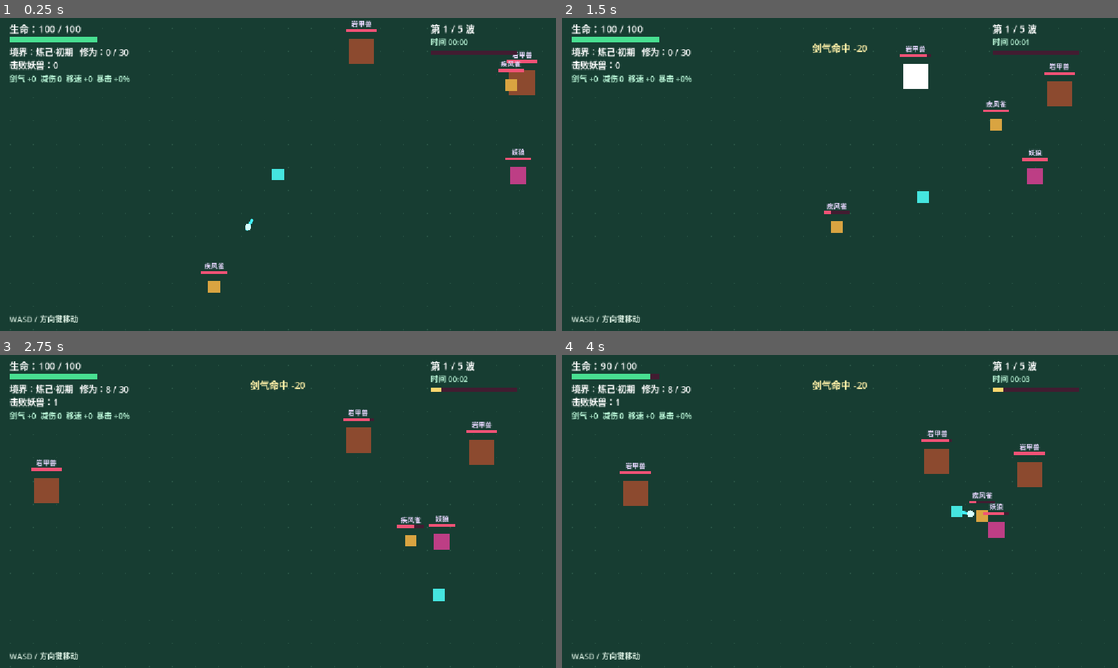
Above: before the commit, frames 1-4 (two rows, left to right).
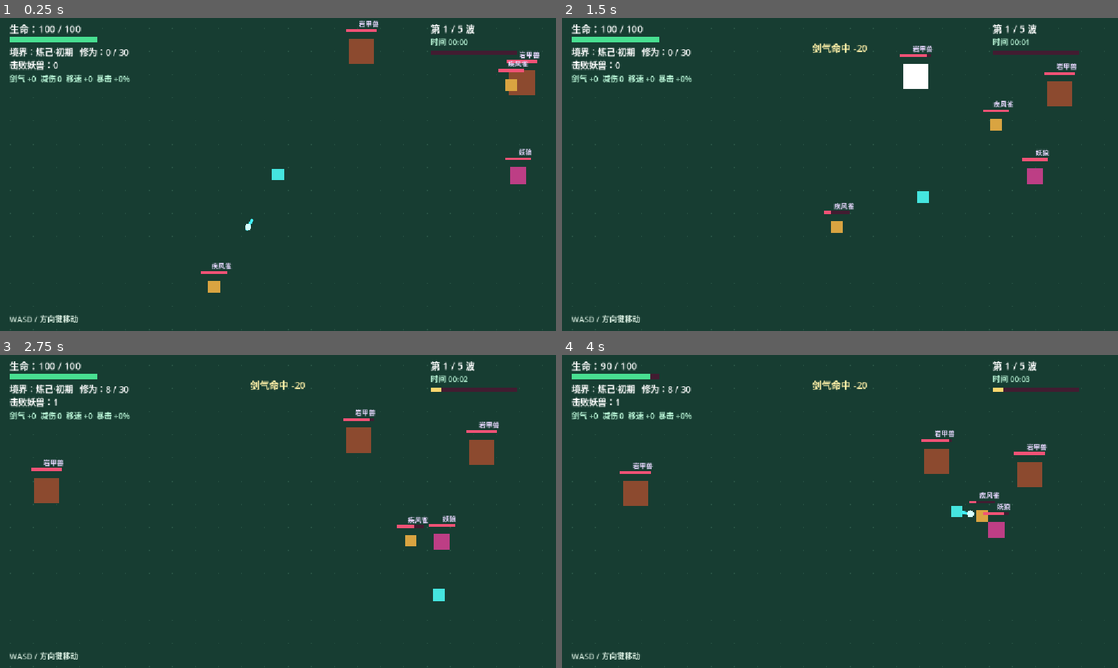
Above: after the commit, the same moments.

Repository: AkiFinn3/yinian-cheng-xian
Game: Godot game, scene res://scenes/main.tscn
The game is run twice, just before and just after one commit, with the same random seed, the same clock (stepped at 60 frames per second) and the same inputs.
Inputs (mouse positions are in pixels of both pictures, inside the frame that each line leads up to):
- Up to frame 1 (0.25 s): no input
- Up to frame 2 (1.5 s): tap Enter at 0.5 s; move the mouse to (962, 158) at 0.52 s; hold Right (ui_right) 0.53-1.28 s; tap 1 at 0.6 s; click (962, 158) at 0.67 s; tap 2 at 0.8, 1.35 s; move the mouse to (728, 190) at 1.27 s; hold Down (ui_down) from 1.28 s (still down); click (728, 190) at 1.42 s
- Up to frame 3 (2.75 s): tap 3 at 1.55, 2.1 s; move the mouse to (333, 442) at 2.02 s; release Down (ui_down) at 2.03 s; hold Right (ui_right) from 2.03 s (still down); click (333, 442) at 2.17 s; tap R at 2.3 s
- Up to frame 4 (4 s): move the mouse to (812, 574) at 2.77 s; release Right (ui_right) at 2.78 s; hold Up (ui_up) 2.78-3.53 s; tap R at 2.85 s; click (812, 574) at 2.92 s; tap 1 at 3.05, 3.6 s; move the mouse to (1006, 558) at 3.52 s; hold Left (ui_left) from 3.53 s (still down); click (1006, 558) at 3.67 s; tap 2 at 3.8 s

The runs differ from the first frame. In frame 1, 0.3% of the frame differs, in the area x 36-98%, y 0-81%; in frame 2, 0.4%; in frame 3, 0.4%; in frame 4, 0.4%, in the area x 11-88%, y 24-50%.

Commit message:
v0.7.0 破境劫难系统
按开发者要求，破境时触发劫难战，打完给特殊奖励。

新增劫难类型：
- 化神前（炼己~炼炁破境）：强敌劫，随机 1-2 只强化妖兽（血×3 伤×1.5）
- 化神后（化神~合道破境）随机三选一：
  - 天罚雷劫：1 只，血×4 伤×2（蓝色）
  - 心魔劫：1 只，血×5 伤×1.2（紫色）
  - 斩三尸：3 只，血×3.5 伤×1.4（绿色）

劫难奖励（三选一，强于普通功法）：
- 道基稳固：最大生命 +40 并回满
- 杀伐果断：剑气伤害 +50
- 身法通玄：移速 +60，攻击间隔 -0.05 秒

流程：
- 修为满 → 升级三选一 → 若该破境则进入劫难战
- 劫难战：清空普通妖兽，只留劫难敌人，不补怪
- 全部击杀 → 渡劫成功界面（暗红主题）→ 奖励三选一
- 选完奖励 → 境界推进 → 补满普通妖兽
- 合道·圆满 → 仙道三选一，不触发劫难

新增数据与状态：
- TRIBULATIONS 常量表（4 种劫难）
- LATE_TRIBULATIONS（化神后三选一）
- TRIBULATION_REWARDS（3 种奖励）
- tribulation_pending / tribulation_reward_pending / tribulation_name
- tribulation_count / tribulation_reward_choices / pending_realm_advance

新增函数：
- should_trigger_tribulation() / pick_tribulation_type()
- begin_tribulation() / finish_tribulation() / choose_tribulation_reward()

界面：
- 渡劫成功界面（暗红 + 橙色，显示第几劫）
- 劫难敌人专属颜色 + 名字前缀「劫·」
- HUD 波次位置显示「★ 劫难名」

验证：
- 语法校验通过
- 化神前触发强敌劫，属性放大正确
- 打完给三选一奖励，选完境界推进
- 化神后 60 次随机三种劫难都出现（雷劫25/心魔18/三尸17）
- 斩三尸固定 3 只
- 合道圆满不触发劫难，直接仙道三选一
- 劫难期间不补怪
- 重开完整重置
- 主场景运行 300 帧无报错

Diff:
--- a/scripts/main.gd
+++ b/scripts/main.gd
@@ -55,6 +55,27 @@
 		"reward": 200,
 	},
 }
+
+# ==========================================
+# 劫难系统（阶段 11）：破境时触发
+# ==========================================
+const TRIBULATIONS := {
+	"strong":  {"name": "强敌劫",   "min": 1, "max": 2, "hp": 3.0, "dmg": 1.5, "size": 1.3, "color": "#a83232"},
+	"thunder": {"name": "天罚雷劫", "min": 1, "max": 1, "hp": 4.0, "dmg": 2.0, "size": 1.2, "color": "#4a6fd4"},
+	"demon":   {"name": "心魔劫",   "min": 1, "max": 1, "hp": 5.0, "dmg": 1.2, "size": 1.15, "color": "#7a2f8f"},
+	"three":   {"name": "斩三尸",   "min": 3, "max": 3, "hp": 3.5, "dmg": 1.4, "size": 1.0, "color": "#2f7a5f"},
+}
+
+# 化神（realm_index >= 5）之后才出现雷劫/心魔/三尸
+const LATE_TRIBULATIONS := ["thunder", "demon", "three"]
+
+# 劫难奖励三选一
+const TRIBULATION_REWARDS := [
+	{"name": "道基稳固", "desc": "最大生命 +40 并回满", "stat": "max_hp", "value": 40},
+	{"name": "杀伐果断", "desc": "剑气伤害 +50", "stat": "sword", "value": 50},
+	{"name": "身法通玄", "desc": "移速 +60，攻击间隔 -0.05 秒", "stat": "multi",
+		"effects": [{"stat": "speed", "value": 60}, {"stat": "attack_speed", "value": 0.05}]},
+]
 
 # ==========================================
 # 关卡流程（阶段 10）：5 波 + 首领
@@ -282,6 +303,14 @@
 var game_won: bool = false
 var boss_active: bool = false
 
+# 劫难系统（阶段 11）
+var tribulation_pending: bool = false       # 劫难战进行中
+var tribulation_reward_pending: bool = false
+var tribulation_name: String = ""
+var tribulation_count: int = 0              # 第几劫
+var tribulation_reward_choices: Array[Dictionary] = []
+var pending_realm_advance: bool = false     # 劫难打赢后再推进境界
+
 
 func _ready() -> void:
 	randomize()
@@ -298,7 +327,7 @@
 		queue_redraw()
 		return
 
-	if upgrade_pending or path_choice_pending:
+	if upgrade_pending or path_choice_pending or tribulation_reward_pending:
 		queue_redraw()
 		return
 
@@ -510,6 +539,12 @@
 
 	# 波次推进
 	wave_kills += 1
+
+	# 劫难战：全部清完则结算
+	if tribulation_pending:
+		if enemies.is_empty():
+			finish_tribulation()
+		return
 
 	if wave_kills >= int(WAVE_TARGETS[mini(wave - 1, MAX_WAVES - 1)]):
 		advance_wave()
@@ -649,7 +684,7 @@
 
 # 补满到 MAX_ENEMIES 只（首领战不补）
 func refill_enemies() -> void:
-	if boss_active:
+	if boss_active or tribulation_pending or tribulation_reward_pending:
 		return
 
 	# 第 3、5 波带精英
@@ -798,8 +833,115 @@
 	message_text = "习得功法：" + skill_name
 	message_timer = 1.5
 
+	# 破境前先打劫难
+	if should_trigger_tribulation():
+		begin_tribulation()
+		return
+
 	advance_realm()
 	after_advance()
+
+
+# ==========================================
+# 劫难战
+# ==========================================
+
+# 判断该境界破境时是否触发劫难（合道→仙道不触发）
+func should_trigger_tribulation() -> bool:
+	if immortal_stage >= 1:
+		return false
+	return stage_index >= STAGE_NAMES.size() - 1 and realm_index < REALMS.size() - 1
+
+
+# 随机选一个劫难类型
+func pick_tribulation_type() -> String:
+	# 化神（index 5）之后才用雷劫/心魔/三尸
+	if realm_index >= 5:
+		return str(LATE_TRIBULATIONS[randi_range(0, LATE_TRIBULATIONS.size() - 1)])
+	return "strong"
+
+
+# 开始劫难战
+func begin_tribulation() -> void:
+	var tname: String = pick_tribulation_type()
+	var data: Dictionary = TRIBULATIONS[tname]
+
+	tribulation_name = str(data["name"])
+	tribulation_count += 1
+	tribulation_pending = true
+	pending_realm_advance = true
+
+	var count: int = randi_range(int(data["min"]), int(data["max"]))
+
+	enemies.clear()
+
+	for i in range(count):
+		var base_type: String = pick_enemy_type()
+		var base: Dictionary = ENEMY_TYPES[base_type]
+
+		var angle := TAU * float(i) / float(count) + randf() * 0.5
+		var dist := 260.0
+		var pos: Vector2 = player_pos + Vector2(cos(angle), sin(angle)) * dist
+		pos.x = clampf(pos.x, 60.0, screen_size.x - 60.0)
+		pos.y = clampf(pos.y, 60.0, screen_size.y - 60.0)
+
+		var hp := int(float(base["max_hp"]) * float(data["hp"]))
+
+		enemies.append({
+			"type": base_type,
+			"pos": pos,
+			"speed": float(base["speed"]) * 0.9,
+			"size": float(base["size"]) * float(data["size"]),
+			"max_hp": hp,
+			"hp": hp,
+			"hit_flash": 0.0,
+			"elite": true,
+			"damage": int(float(base["damage"]) * float(data["dmg"])),
+			"reward": int(float(base["reward"]) * 3.0),
+			"tribulation": true,
+			"trib_color": str(data["color"]),
+		})
+
+	message_text = "★ " + tribulation_name + " 降临！"
+	message_timer = 3.0
+
+
+# 劫难全部打完 → 给奖励三选一
+func finish_tribulation() -> void:
+	tribulation_pending = false
+	tribulation_reward_pending = true
+
+	tribulation_reward_choices.clear()
+	for r in TRIBULATION_REWARDS:
+		tribulation_reward_choices.append({
+			"name": str(r["name"]),
+			"desc": str(r["desc"]),
+		})
+
+
+# 选择劫难奖励
+func choose_tribulation_reward(index: int) -> void:
+	if not tribulation_reward_pending:
+		return
+	if index < 0 or index >= tribulation_reward_choices.size():
+		return
+
+	var r: Dictionary = TRIBULATION_REWARDS[index]
+	apply_stat(str(r["stat"]), float(r["value"]) if r["stat"] != "multi" else 0.0)
+
+	if str(r["stat"]) == "multi":
+		for eff in r["effects"]:
+			apply_stat(str(eff["stat"]), float(eff["value"]))
+
+	tribulation_reward_pending = false
+	message_text = "劫难奖励：" + str(r["name"])
+	message_timer = 2.0
+
+	# 奖励选完才真正推进境界
+	if pending_realm_advance:
+		pending_realm_advance = false
+		advance_realm()
+		after_advance()
 
 
 # 推进境界（凡人 → 仙道 → 神仙 → 天仙）
@@ -923,6 +1065,26 @@
 	if not path_choice_pending:
 		return -1
 	return get_path_index_at(get_viewport().get_mouse_position())
+
+
+# 劫难奖励卡片（复用功法卡片几何）
+func get_reward_card_rect(index: int) -> Rect2:
+	return get_skill_card_rect(index)
+
+
+func get_reward_index_at(pos: Vector2) -> int:
+	if not tribulation_reward_pending:
+		return -1
+	for i in range(tribulation_reward_choices.size()):
+		if get_reward_card_rect(i).has_point(pos):
+			return i
+	return -1
+
+
+func get_hovered_reward_index() -> int:
+	if not tribulation_reward_pending:
+		return -1
+	return get_reward_index_at(get_viewport().get_mouse_position())
 
 
 # 某个坐标点落在哪张卡片上，-1 表示没有
@@ -958,10 +1120,15 @@
 			if pindex >= 0:
 				choose_path(pindex)
 				get_viewport().set_input_as_handled()
+		elif tribulation_reward_pending:
+			var rindex := get_reward_index_at(event.position)
+			if rindex >= 0:
+				choose_tribulation_reward(rindex)
+				get_viewport().set_input_as_handled()
 		return
 
 	# 鼠标移动时刷新悬停高亮
-	if event is InputEventMouseMotion and (upgrade_pending or path_choice_pending):
+	if event is InputEventMouseMotion and (upgrade_pending or path_choice_pending or tribulation_reward_pending):
 		queue_redraw()
 
 
@@ -990,6 +1157,15 @@
 				KEY_3:
 					choose_path(2)
 
+		if tribulation_reward_pending:
+			match event.keycode:
+				KEY_1:
+					choose_tribulation_reward(0)
+				KEY_2:
+					choose_tribulation_reward(1)
+				KEY_3:
+					choose_tribulation_reward(2)
+
 
 func restart_game() -> void:
 	player_max_hp = 100
@@ -1005,6 +1181,13 @@
 	run_time = 0.0
 	game_won = false
 	boss_active = false
+
+	tribulation_pending = false
+	tribulation_reward_pending = false
+	tribulation_name = ""
+	tribulation_count = 0
+	tribulation_reward_choices.clear()
+	pending_realm_advance = false
 	realm_index = 0
 	stage_index = 0
 	immortal_path = ""
@@ -1059,6 +1242,10 @@
 
 		var enemy_color: Color = ENEMY_TYPES[e["type"]]["color"]
 
+		# 劫难敌人用专属颜色
+		if e.has("trib_color"):
+			enemy_color = Color(str(e["trib_color"]))
+
 		if float(e["hit_flash"]) > 0.0:
 			enemy_color = Color.WHITE
 
@@ -1082,11 +1269,11 @@
 		draw_string(
 			ThemeDB.fallback_font,
 			pos + Vector2(-30.0, -size / 2.0 - 26.0),
-			str(ENEMY_TYPES[e["type"]]["name"]),
+			(str(ENEMY_TYPES[e["type"]]["name"]) if not e.has("tribulation") else "劫·" + str(ENEMY_TYPES[e["type"]]["name"])),
 			HORIZONTAL_ALIGNMENT_CENTER,
-			60,
+			90,
 			14,
-			Color("#e8d8ff")
+			Color("#ff9b4a") if e.has("tribulation") else Color("#e8d8ff")
 		)
 
 	# 玩家
@@ -1154,10 +1341,14 @@
 	# 波次与时间
 	var mins := int(run_time) / 60
 	var secs := int(run_time) % 60
+	var hud_title := get_wave_name()
+	if tribulation_pending:
+		hud_title = "★ " + tribulation_name
+
 	draw_string(
 		ThemeDB.fallback_font,
 		Vector2(screen_size.x - 260.0, 30),
-		get_wave_name(),
+		hud_title,
 		HORIZONTAL_ALIGNMENT_LEFT,
 		-1,
 		20,
@@ -1218,6 +1409,73 @@
 			Color("#fff1a8")
 		)
 
+	# 劫难奖励界面（暗红主题）
+	if tribulation_reward_pending:
+		draw_rect(Rect2(Vector2.ZERO, screen_size), Color(0.12, 0.02, 0.02, 0.9))
+
+		draw_string(
+			ThemeDB.fallback_font,
+			Vector2(screen_size.x / 2.0 - 200.0, screen_size.y / 2.0 - 120.0),
+			"✦ 渡 劫 成 功 ✦",
+			HORIZONTAL_ALIGNMENT_CENTER,
+			400,
+			32,
+			Color("#ff9b4a")
+		)
+
+		draw_string(
+			ThemeDB.fallback_font,
+			Vector2(screen_size.x / 2.0 - 200.0, screen_size.y / 2.0 - 86.0),
+			tribulation_name + " · 第 " + str(tribulation_count) + " 劫",
+			HORIZONTAL_ALIGNMENT_CENTER,
+			400,
+			18,
+			Color("#ffd0a0")
+		)
+
+		for i in range(tribulation_reward_choices.size()):
+			var rc := get_reward_card_rect(i)
+			var rhov := (i == get_hovered_reward_index())
+
+			if rhov:
+				draw_rect(rc, Color("#5a2a1a"))
+				draw_rect(rc, Color("#ff9b4a"), false, 3.0)
+			else:
+				draw_rect(rc, Color("#3a1a12"))
+				draw_rect(rc, Color("#c46a3a"), false, 2.0)
+
+			var rw: Dictionary = tribulation_reward_choices[i]
+
+			draw_string(
+				ThemeDB.fallback_font,
+				Vector2(rc.position.x + 14.0, rc.position.y + 24.0),
+				str(i + 1) + ". " + str(rw["name"]),
+				HORIZONTAL_ALIGNMENT_LEFT,
+				370,
+				18,
+				Color("#ffd0a0")
+			)
+
+			draw_string(
+				ThemeDB.fallback_font,
+				Vector2(rc.position.x + 14.0, rc.position.y + 45.0),
+				str(rw["desc"]),
+				HORIZONTAL_ALIGNMENT_LEFT,
+				370,
+				15,
+				Color.WHITE
+			)
+
+		draw_string(
+			ThemeDB.fallback_font,
+			Vector2(screen_size.x / 2.0 - 180.0, screen_size.y / 2.0 + 185.0),
+			"按键盘 1、2、3 或用鼠标点击选择",
+			HORIZONTAL_ALIGNMENT_CENTER,
+			360,
+			18,
+			Color("#ff9b4a")
+		)
+
 	# 升级界面
 	if upgrade_pending:
 		draw_rect(
Not shown, added: docs/04-劫难与场景设计.md
